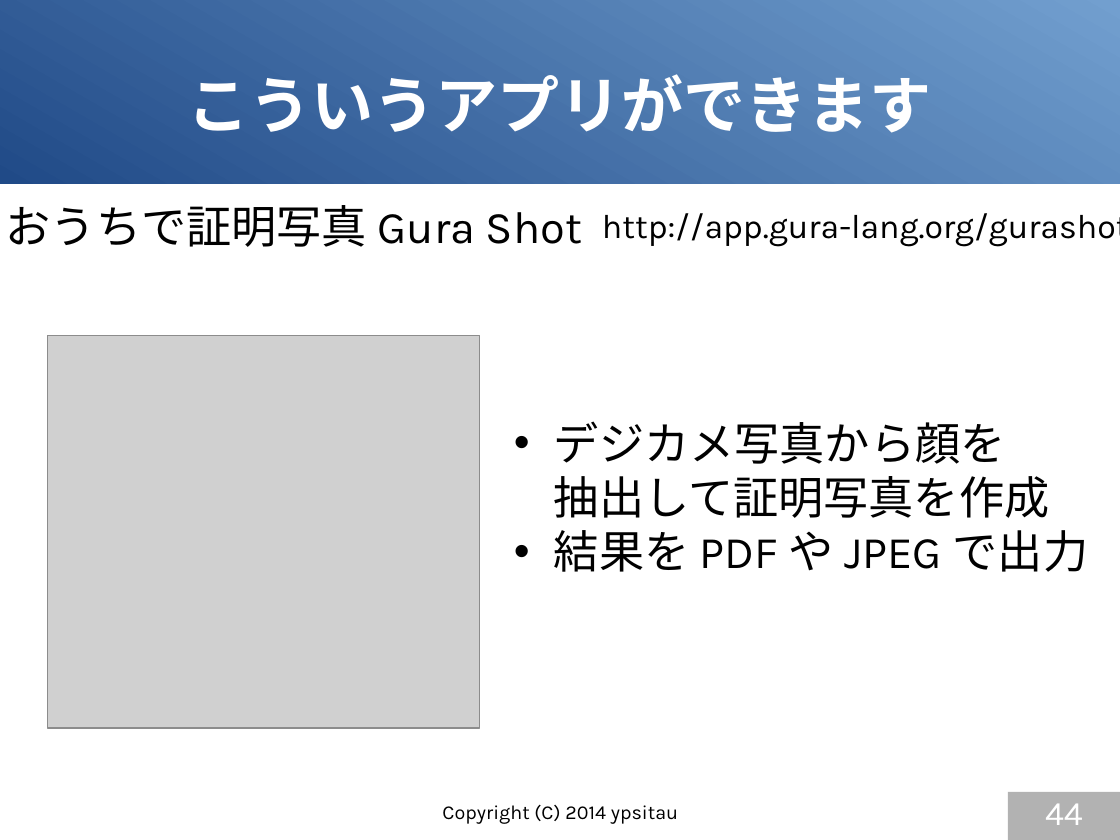
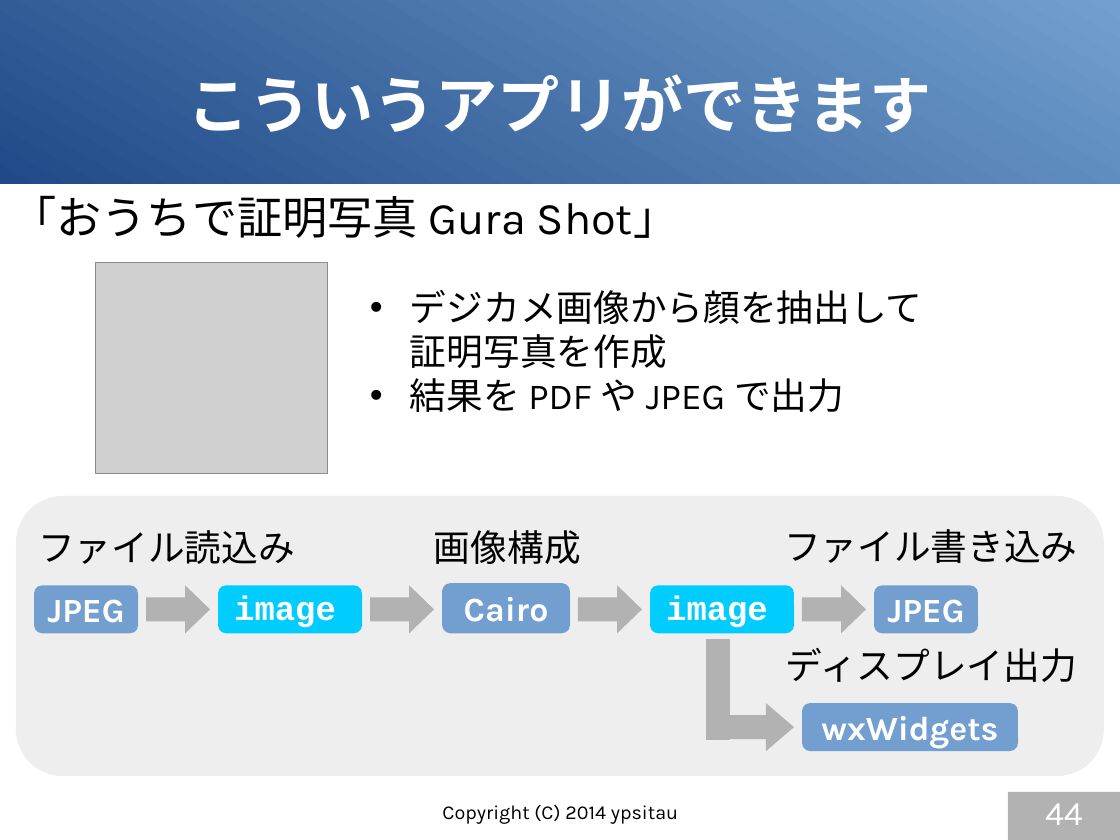
Before and after one commit to gura-lang/gura-doc, a slide deck: slide 44 of presentation/gura-introduction.odp. Drawn at 1120x840 pixels with LibreOffice and Linux fonts; fonts in the diff are those of the drawing; grey boxes stand for pictures. Boxes give left, top, right and bottom in pixels: in the first picture for what was removed or moved away, otherwise in the second. Text is boxed around its words. In the diff, an @@ line names an element or a change of style, - is before the commit and + after.

Commit message:
updated presentation

```diff
--- a/presentation/gura-introduction.odp
+++ b/presentation/gura-introduction.odp
@@ text at bbox=[11, 195, 679, 238]: text changed @@
-おうちで証明写真 Gura Shot
+「おうちで証明写真 Gura Shot」
@@ text removed at bbox=[602, 213, 1120, 247] @@
-http://app.gura-lang.org/gurashot/
@@ picture: place and size @@
-picture at bbox=[48, 335, 480, 728]
+picture at bbox=[96, 262, 327, 473]
@@ text "デジカメ画像から顔を抽出して 証明写真を作成": place and size @@
-text "デジカメ画像から顔を抽出して 証明写真を作成" at bbox=[554, 421, 1088, 572]
+text "デジカメ画像から顔を抽出して 証明写真を作成" at bbox=[410, 290, 923, 412]
@@ text at bbox=[410, 290, 923, 368]: text changed; size 32 to 26 pt @@
-• デジカメ写真から顔を
-  抽出して証明写真を作成
+• デジカメ画像から顔を抽出して
+  証明写真を作成
@@ text at bbox=[410, 378, 844, 412]: size 32 to 26 pt in "結果を PDF や JPEG で出力" @@
@@ rounded rectangle added at bbox=[16, 496, 1105, 776], fill #EEEEEE @@
@@ text added at bbox=[38, 530, 295, 564], 26 pt, text #000000 @@
+ファイル読込み
@@ text added at bbox=[434, 530, 581, 564], 26 pt, text #000000 @@
+画像構成
@@ text added at bbox=[784, 529, 1078, 563], 26 pt, text #000000 @@
+ファイル書き込み
@@ rounded rectangle added at bbox=[35, 585, 138, 633], fill #729FCF, 24 pt, text #FFFFFF, bold @@
+JPEG
@@ up arrow added at bbox=[146, 585, 210, 633], fill #B2B2B2 @@
@@ rounded rectangle added at bbox=[219, 585, 363, 633], fill #00CCFF, 24 pt, text #FFFFFF, bold @@
+image
@@ up arrow added at bbox=[370, 585, 434, 633], fill #B2B2B2 @@
@@ rounded rectangle added at bbox=[442, 583, 570, 633], fill #729FCF, 24 pt, text #FFFFFF, bold @@
+Cairo
@@ up arrow added at bbox=[578, 585, 642, 633], fill #B2B2B2 @@
@@ rounded rectangle added at bbox=[650, 585, 795, 633], fill #00CCFF, 24 pt, text #FFFFFF, bold @@
+image
@@ up arrow added at bbox=[802, 585, 866, 633], fill #B2B2B2 @@
@@ rounded rectangle added at bbox=[874, 585, 978, 633], fill #729FCF, 24 pt, text #FFFFFF, bold @@
+JPEG
@@ rectangle added at bbox=[706, 639, 731, 740], fill #B2B2B2 @@
@@ text added at bbox=[786, 648, 1077, 682], 26 pt, text #000000 @@
+ディスプレイ出力
@@ up arrow added at bbox=[723, 703, 795, 751], fill #B2B2B2 @@
@@ rounded rectangle added at bbox=[802, 703, 1018, 751], fill #729FCF, 24 pt, text #FFFFFF, bold @@
+wxWidgets
```
Also in this commit, not shown: 13 other slides changed.
